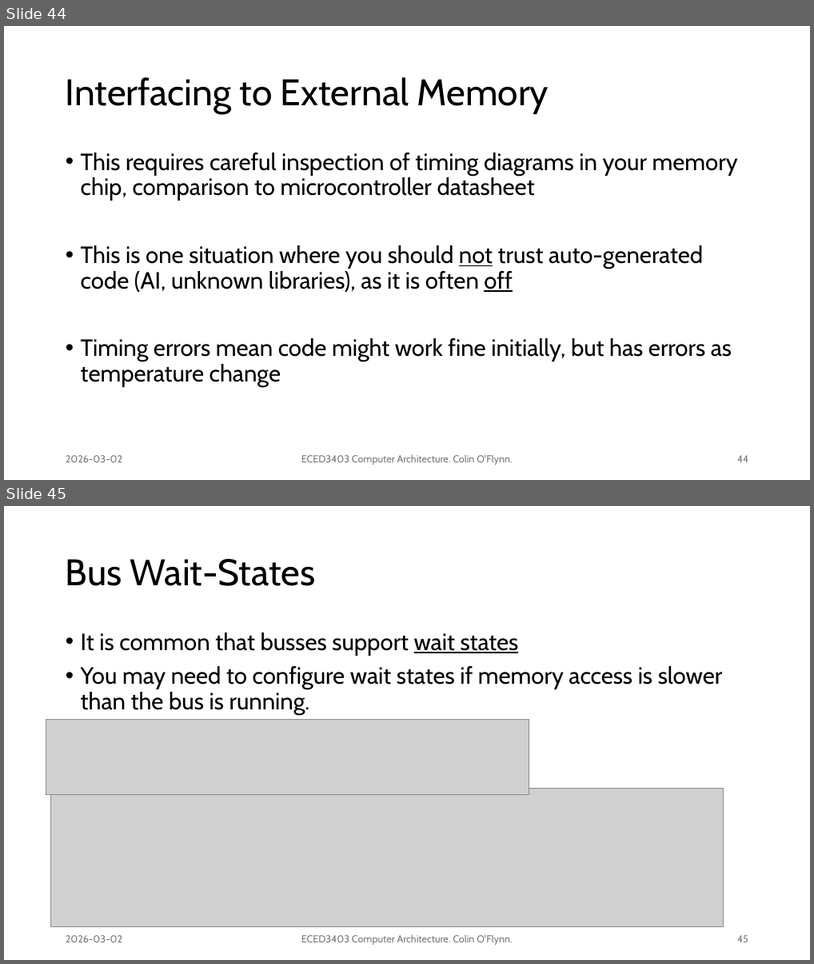
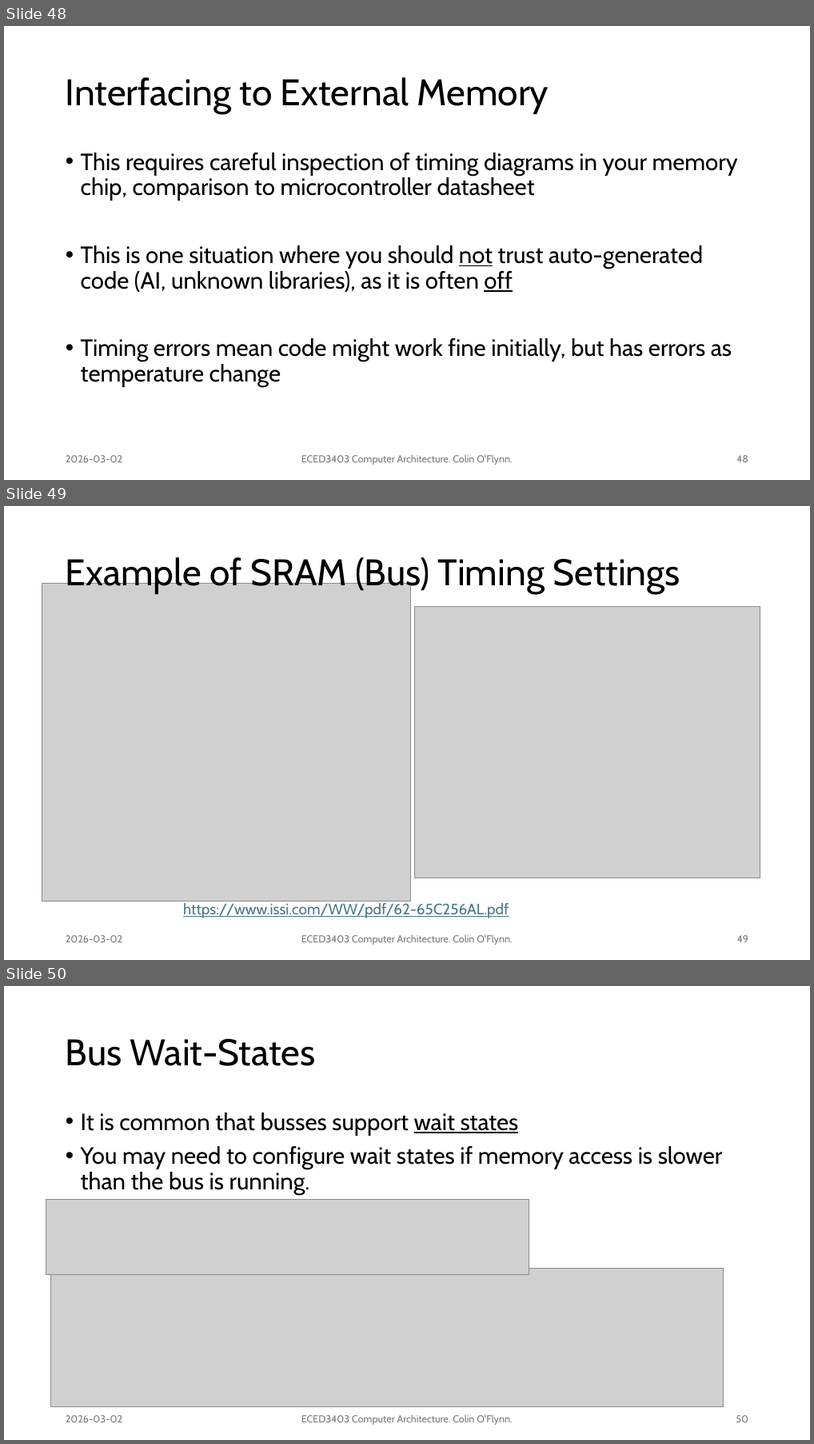
Before and after one commit to colinoflynn/eced3403-computer-architecture, a slide deck: slides/3403 - 4.1 - Memory Busses.pptx. Shown one above the other, each under a label of ours: slides 44 and 45 before the commit, slides 48, 49 and 50 after it. The pictures are 814x964 and 814x1444 pixels, drawn with LibreOffice and Linux fonts; fonts in the diff are those of the drawing; grey boxes stand for pictures. Boxes give left, top, right and bottom in pixels: in the first picture for what was removed or moved away, otherwise in the second. Text is boxed around its words. In the diff, an @@ line names an element or a change of style, - is before the commit and + after.

```diff
--- a/slides/3403 - 4.1 - Memory Busses.pptx
+++ b/slides/3403 - 4.1 - Memory Busses.pptx
@@ slide 49 added at bbox=[4, 506, 810, 960], background #FFFFFF @@
@@ title added at bbox=[66, 554, 681, 594], 44 pt, text #000000 @@
+Example of SRAM (Bus) Timing Settings
@@ picture added at bbox=[42, 583, 410, 900] @@
@@ picture added at bbox=[414, 607, 760, 877] @@
@@ text added at bbox=[183, 903, 509, 918], 18 pt, text #467886, underline @@
+https://www.issi.com/WW/pdf/62-65C256AL.pdf
@@ text added at bbox=[66, 935, 122, 942], 12 pt, text #797979 @@
+2026-03-02
@@ text added at bbox=[302, 934, 512, 944], 12 pt, text #797979 @@
+ECED3403 Computer Architecture. Colin O'Flynn.
@@ page number added at bbox=[738, 935, 749, 942], 12 pt, text #797979 @@
+49
@@ what was slide 44 is now slide 48 @@
@@ page number at bbox=[737, 455, 749, 462]: text changed @@
-44
+48
@@ what was slide 45 is now slide 50 @@
@@ page number at bbox=[736, 1415, 749, 1422]: text changed @@
-45
+50
```
Also in this commit, not shown: 30 slides changed, 4 other slides added.
